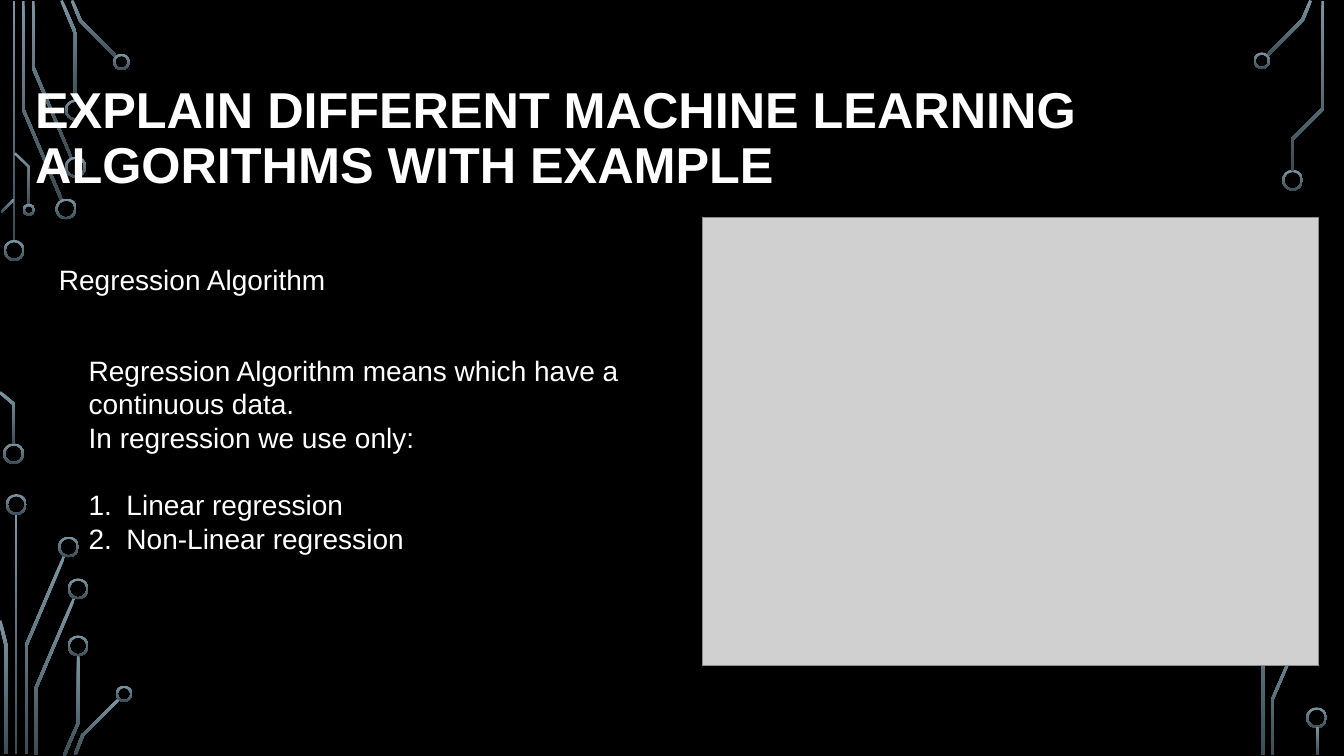
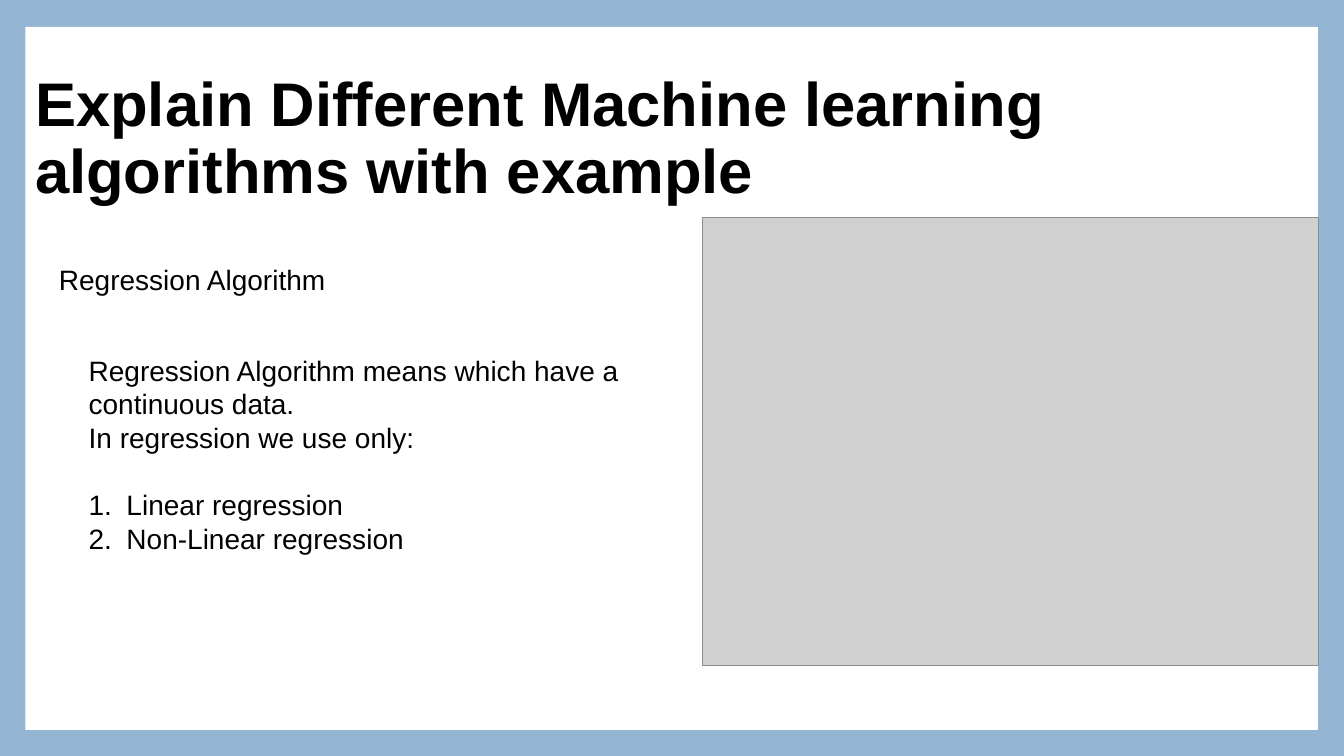
Before and after one commit to Akshaykumar2004/Aigle_Assignment6, a slide deck: slide 11 of AgileProject.pptx. Drawn at 1344x756 pixels with LibreOffice and Linux fonts; fonts in the diff are those of the drawing; grey boxes stand for pictures; background and template pictures are left out. Boxes give left, top, right and bottom in pixels: in the first picture for what was removed or moved away, otherwise in the second. Text is boxed around its words. In the diff, an @@ line names an element or a change of style, - is before the commit and + after.

```diff
--- a/AgileProject.pptx
+++ b/AgileProject.pptx
@@ background picture (left out) to #94B6D2 @@
@@ rectangle added at box(25, 27, 1318, 730), fill #FFFFFF @@
@@ title at box(35, 81, 1043, 204): text changed; size 36 to 44 pt; text colour #FFFFFF to #000000 @@
-EXPLAIN DIFFERENT MACHINE LEARNING ALGORITHMS WITH EXAMPLE
+Explain Different Machine learning algorithms with example
@@ text "Regression Algorithm" at box(59, 269, 325, 295): text colour #FFFFFF to #000000 @@
@@ text "Regression Algorithm means which have ..." at box(89, 360, 619, 554): text colour #FFFFFF to #000000 @@
@@ group removed at box(0, 0, 1328, 756): 31 freeform shapes, 3 rectangles @@
```
Also in this commit, not shown: 16 other slides changed, 3 other files.
